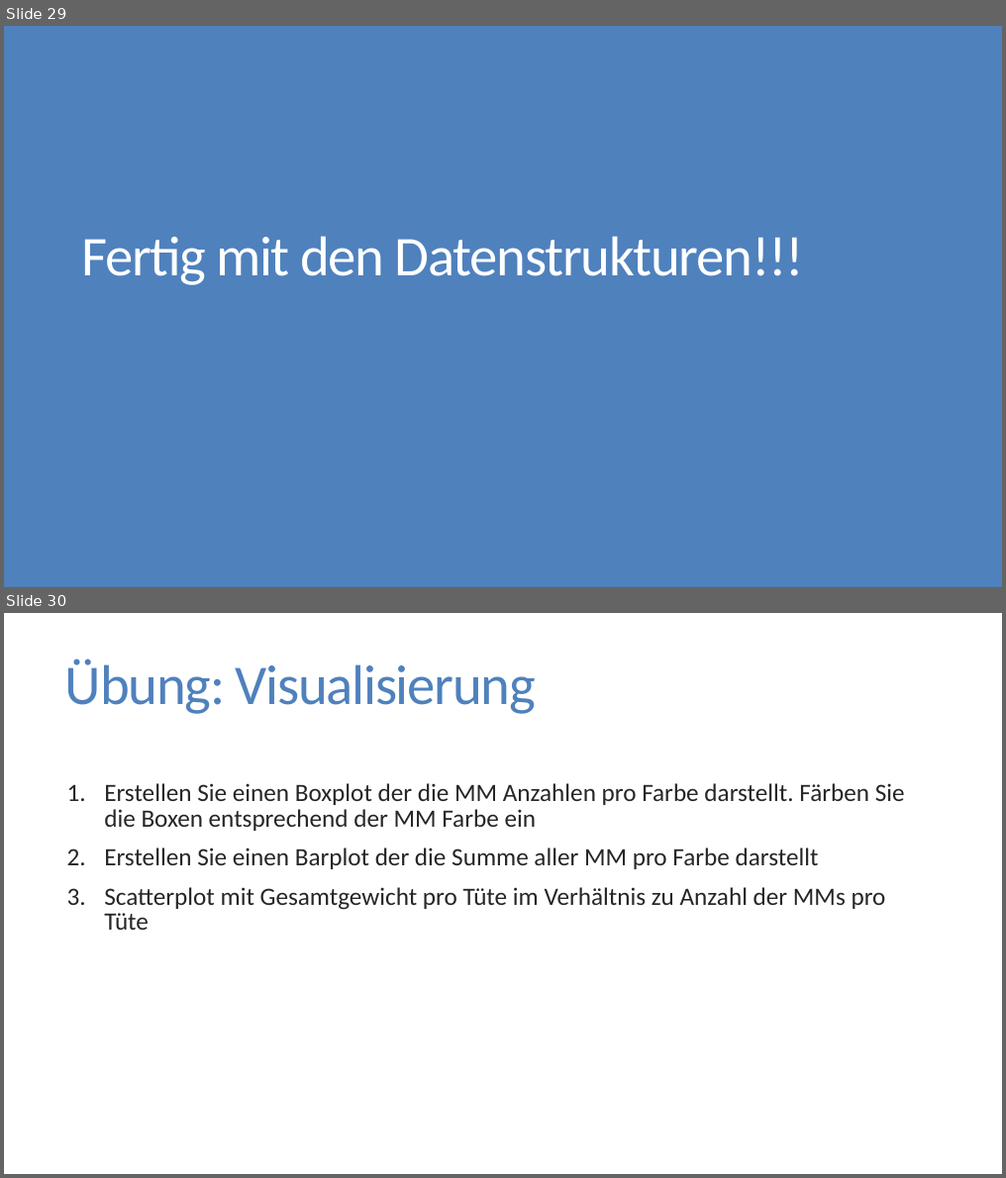
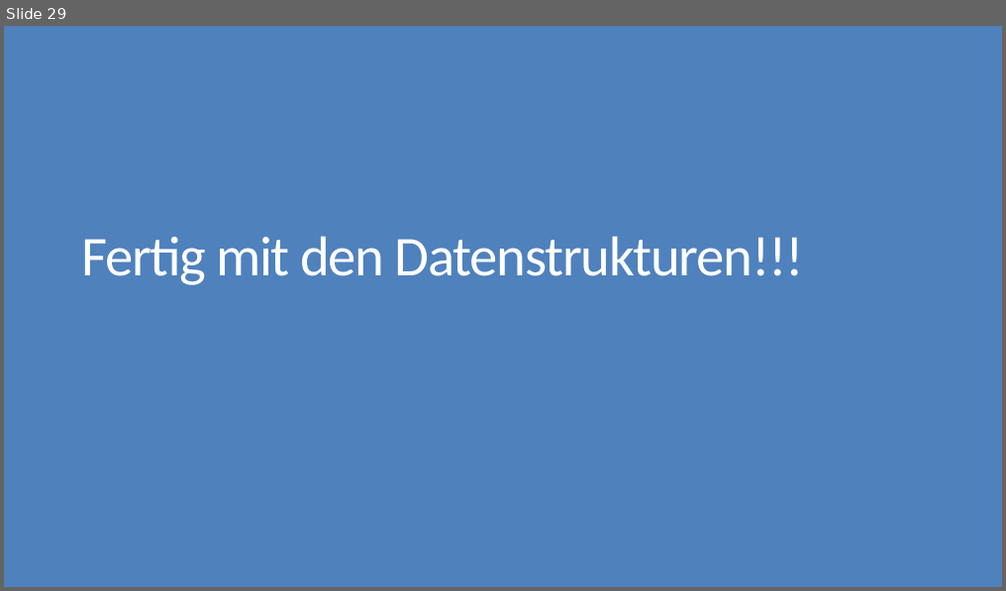
Before and after one commit to FlorianKeppeler/RKurs, a slide deck: Einführung in R.pptx. Shown one above the other, each under a label of ours: slides 29 and 30 before the commit, slide 29 after it. The pictures are 1006x1178 and 1006x591 pixels, drawn with LibreOffice and Linux fonts; fonts in the diff are those of the drawing. Boxes give left, top, right and bottom in pixels: in the first picture for what was removed or moved away, otherwise in the second. Text is boxed around its words. In the diff, an @@ line names an element or a change of style, - is before the commit and + after.

Commit message:
Visualisierungen abgeschlossen

```diff
--- a/Einführung in R.pptx
+++ b/Einführung in R.pptx
@@ slide 30 removed at box(4, 613, 1002, 1174), background #FFFFFF @@
@@ title removed at box(65, 659, 536, 714) @@
-Übung: Visualisierung
@@ text removed at box(104, 783, 905, 930) @@
-1. Erstellen Sie einen Boxplot der die MM Anzahlen pro Farbe darstellt. Färben Sie die Boxen entsprechend der MM Farbe ein
-2. Erstellen Sie einen Barplot der die Summe aller MM pro Farbe darstellt
-3. Scatterplot mit Gesamtgewicht pro Tüte im Verhältnis zu Anzahl der MMs pro Tüte
```
Also in this commit, not shown: 1 slide changed, 5 slides added, 17 other files.
